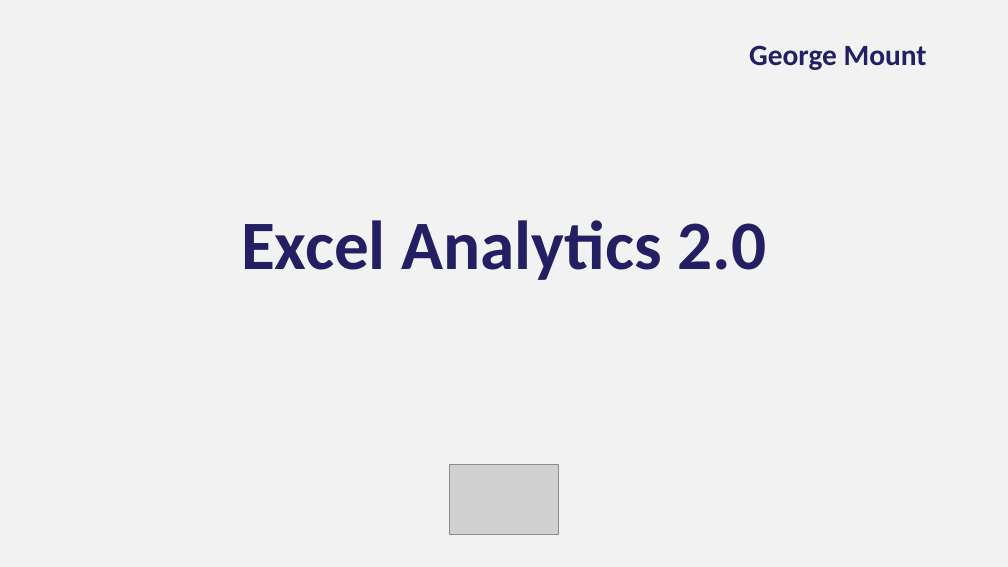
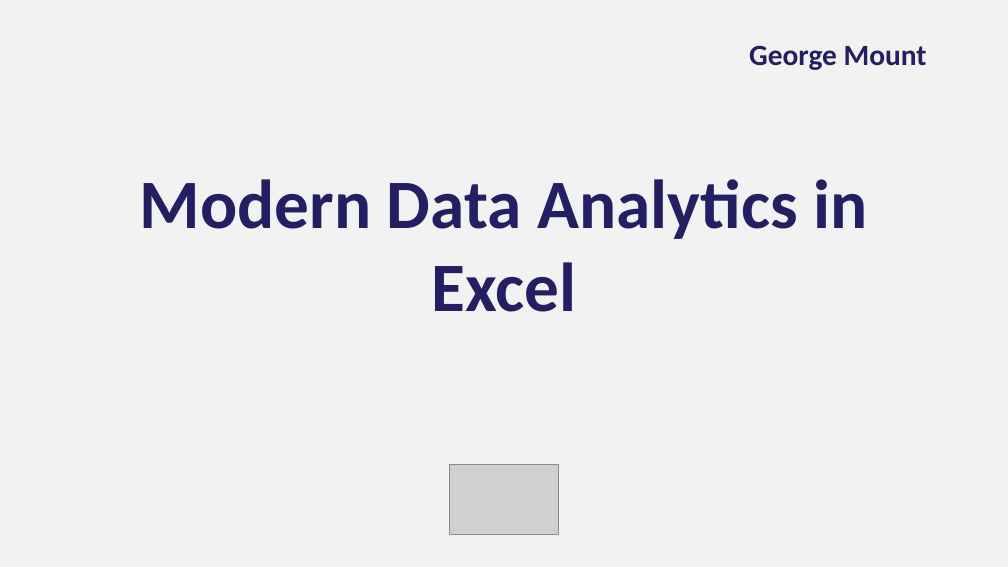
Before and after one commit to stringfestdata/gxls-mdae, a slide deck: slide 1 of xlgs-mdae-sep-2024-slides.pptx. Drawn at 1008x567 pixels with LibreOffice and Linux fonts; fonts in the diff are those of the drawing; grey boxes stand for pictures; background and template pictures are left out. Boxes give left, top, right and bottom in pixels: in the first picture for what was removed or moved away, otherwise in the second. Text is boxed around its words. In the diff, an @@ line names an element or a change of style, - is before the commit and + after.

```diff
--- a/xlgs-mdae-sep-2024-slides.pptx
+++ b/xlgs-mdae-sep-2024-slides.pptx
@@ title at bbox=[140, 179, 867, 312]: text changed @@
-Excel Analytics 2.0
+Modern Data Analytics in Excel
```
Also in this commit, not shown: 2 slides added.
